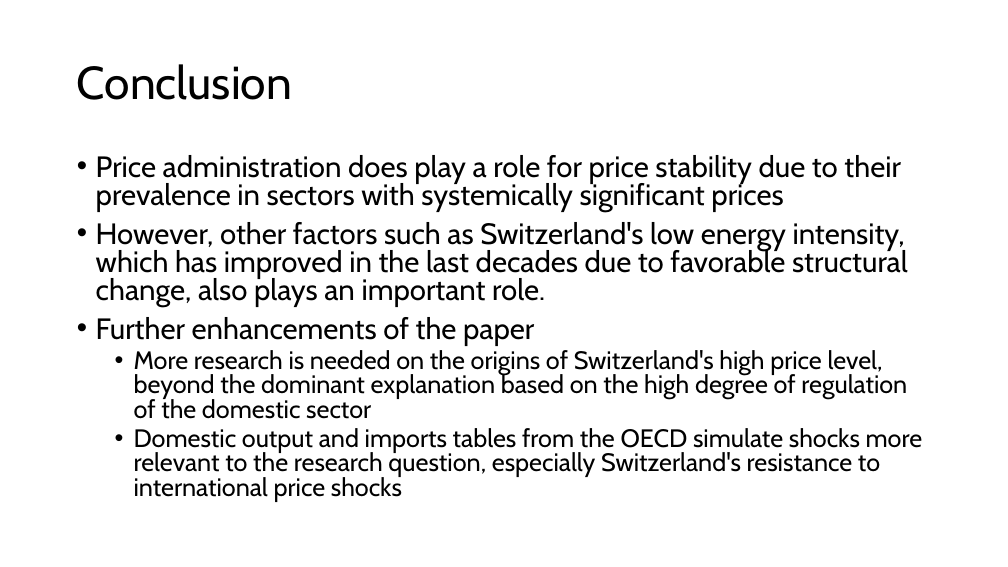
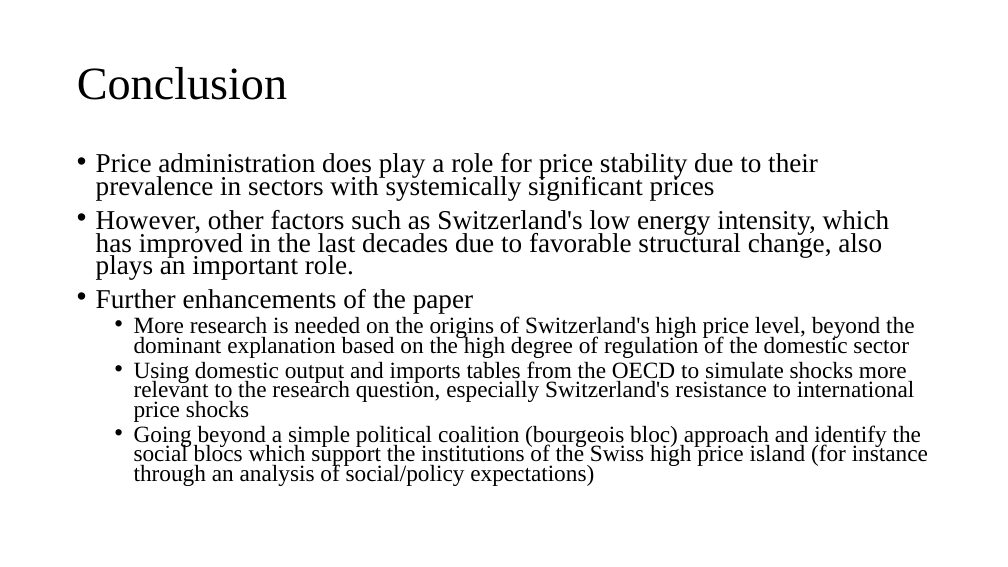
Before and after one commit to Jeylal/celalguney, a slide deck: slide 12 of posts/inflation suisse/presentation_eaepe.pptx. Drawn at 1008x567 pixels with LibreOffice and Linux fonts; fonts in the diff are those of the drawing. Boxes give left, top, right and bottom in pixels: in the first picture for what was removed or moved away, otherwise in the second. Text is boxed around its words. In the diff, an @@ line names an element or a change of style, - is before the commit and + after.

```diff
--- a/posts/inflation suisse/presentation_eaepe.pptx
+++ b/posts/inflation suisse/presentation_eaepe.pptx
@@ title "Conclusion" at (77,67,287,100): font Cabin to Times New Roman @@
@@ text at (96,153,914,358): size 28 to 25.9 pt in "Price administration does play a role for ...", "However, other factors such as Switzerland's low ...", "Further enhancements of the paper"; font Cabin to Times New Roman in "Price administration does play a role for ...", "However, other factors such as Switzerland's low ...", "Further enhancements of the paper", "More research is needed on the origins ..."; size 24 to 22.2 pt in "More research is needed on the origins ..."; line spacing 0.8 to 0.7 @@
@@ text at (134,361,928,486): text changed; size 24 to 22.2 pt; font Cabin to Times New Roman @@
-  • Domestic output and imports tables from the OECD simulate shocks more relevant to the research question, especially Switzerland's resistance to international price shocks
+  • Using domestic output and imports tables from the OECD to simulate shocks more relevant to the research question, especially Switzerland's resistance to international price shocks
+  • Going beyond a simple political coalition (bourgeois bloc) approach and identify the social blocs which support the institutions of the Swiss high price island (for instance through an analysis of social/policy expectations)
```
Also in this commit, not shown: 11 other slides changed, 5 other files.
